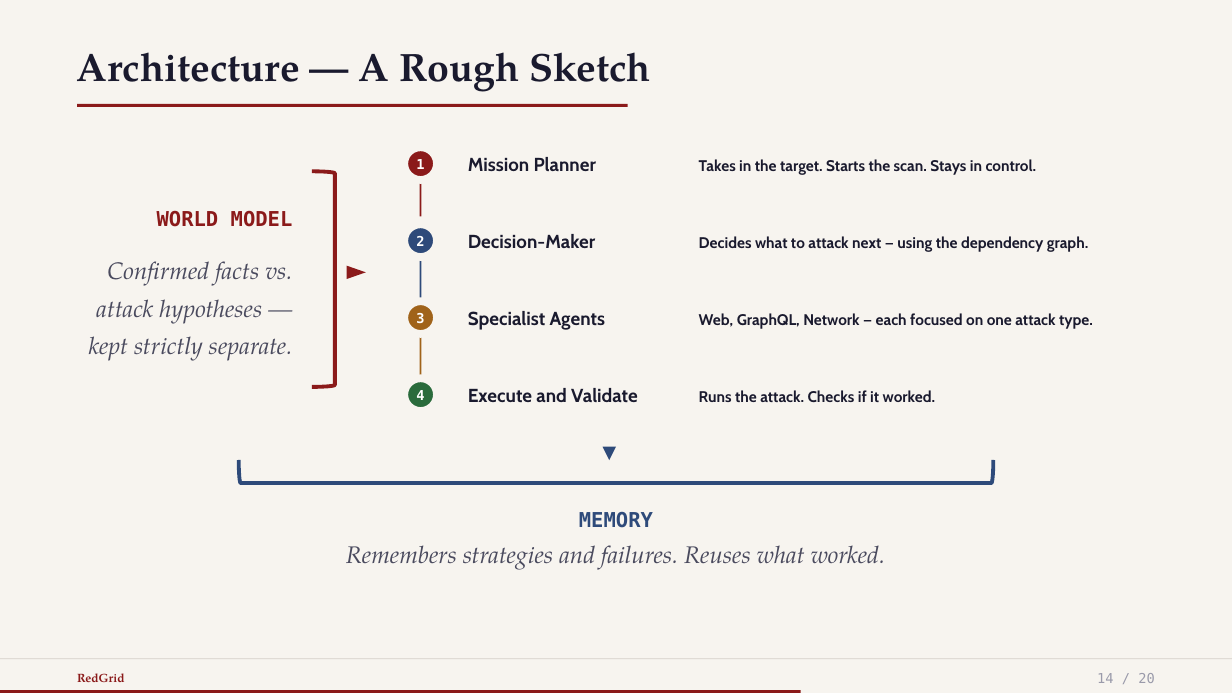
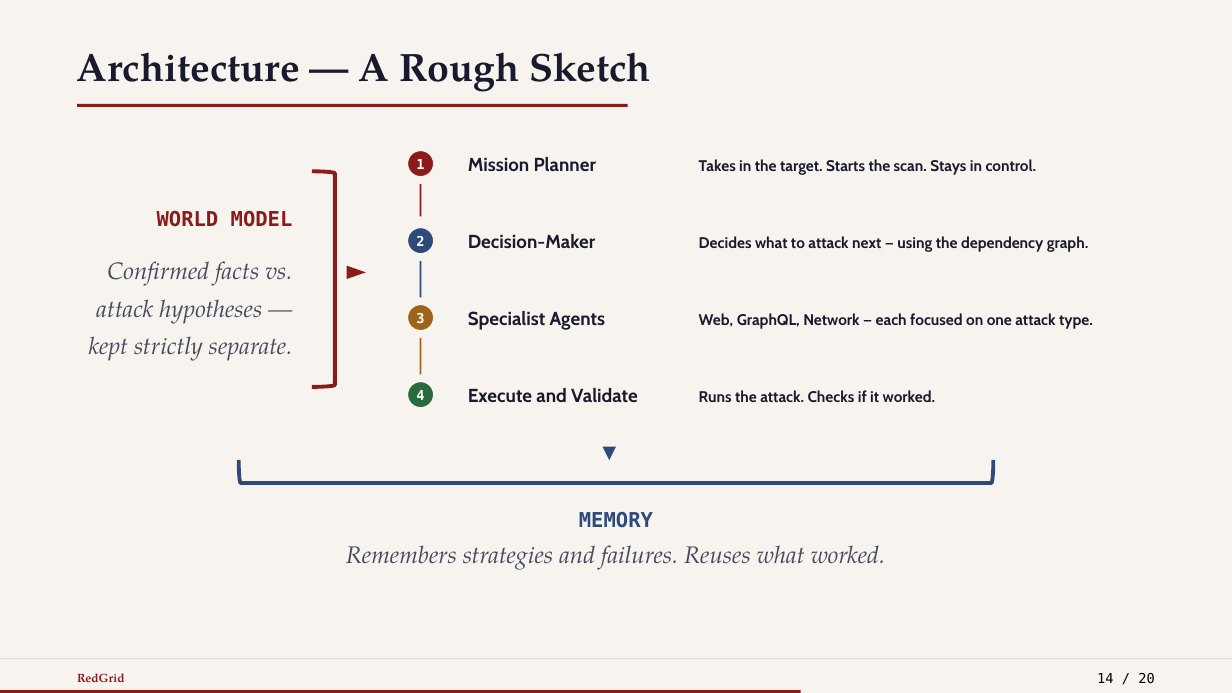
Before and after one commit to nishan-paul-hello/cmatrix-agentic-red-team, a slide deck: slide 14 of docs/presentation/files/CSE-810-PRESENTATION-INCEPTION.pptx. Drawn at 1232x693 pixels with LibreOffice and Linux fonts; fonts in the diff are those of the drawing. Boxes give left, top, right and bottom in pixels: in the first picture for what was removed or moved away, otherwise in the second. Text is boxed around its words. In the diff, an @@ line names an element or a change of style, - is before the commit and + after.

```diff
--- a/docs/presentation/files/CSE-810-PRESENTATION-INCEPTION.pptx
+++ b/docs/presentation/files/CSE-810-PRESENTATION-INCEPTION.pptx
@@ text "14 / 20" at box(1097, 673, 1155, 684): text colour #9A9AAA to #000000 @@
```
Also in this commit, not shown: 2 other slides changed, 5 slides added, 1 other file.
